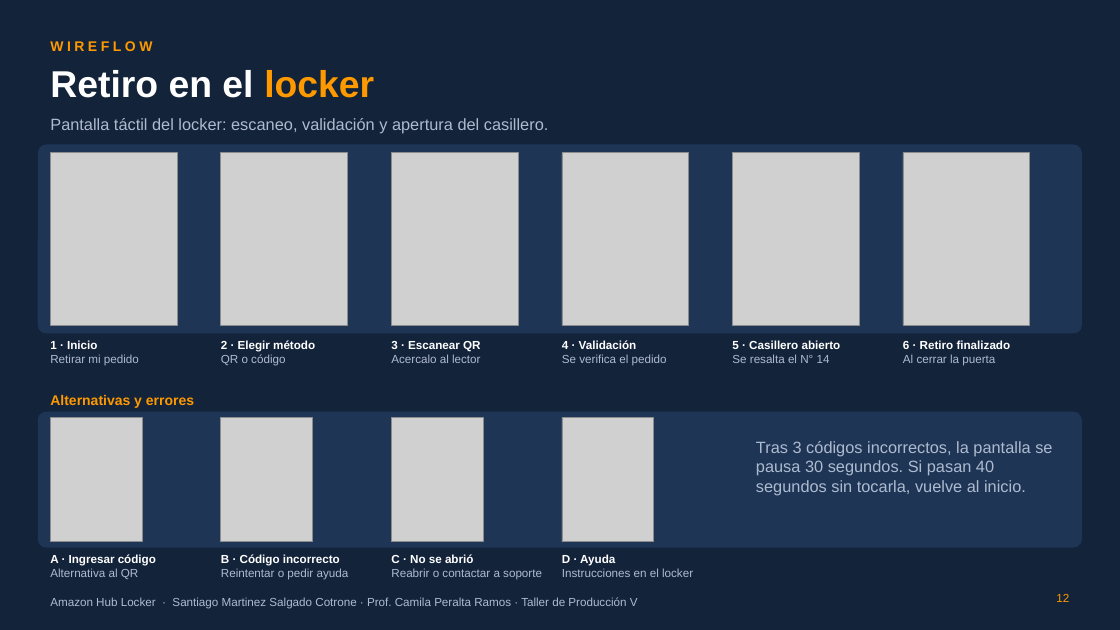
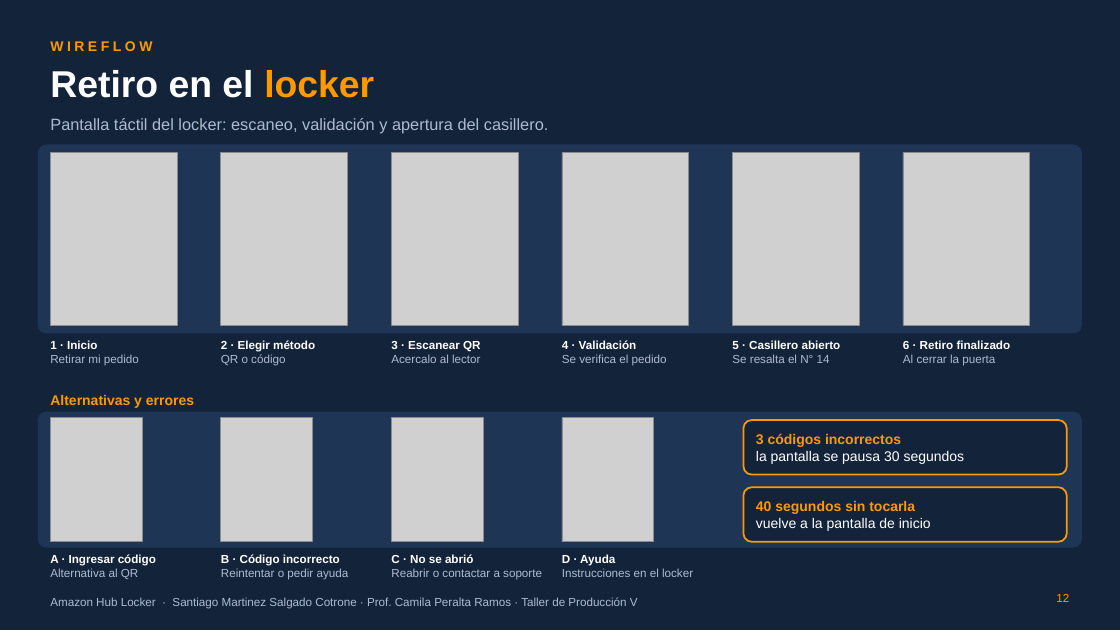
Before and after one commit to ramasalgado/Amazon-Proyecto, a slide deck: slide 12 of presentacion/Amazon-Hub-Locker-presentacion.pptx. Drawn at 1120x630 pixels with LibreOffice and Linux fonts; fonts in the diff are those of the drawing; grey boxes stand for pictures; background and template pictures are left out. Boxes give left, top, right and bottom in pixels: in the first picture for what was removed or moved away, otherwise in the second. Text is boxed around its words. In the diff, an @@ line names an element or a change of style, - is before the commit and + after.

```diff
--- a/presentacion/Amazon-Hub-Locker-presentacion.pptx
+++ b/presentacion/Amazon-Hub-Locker-presentacion.pptx
@@ rounded rectangle added at (x1=744, y1=420, x2=1067, y2=475), fill #13233A, outline #FF9900 1.5 pt @@
@@ text at (x1=756, y1=433, x2=965, y2=464): text changed; size 14 to 12 pt; text colour #AEBBCF to #FFFFFF @@
-Tras 3 códigos incorrectos, la pantalla se pausa 30 segundos. Si pasan 40 segundos sin tocarla, vuelve al inicio.
+3 códigos incorrectos
+la pantalla se pausa 30 segundos
@@ text "3 códigos incorrectos" at (x1=756, y1=433, x2=965, y2=464): vertical alignment top to middle @@
@@ rounded rectangle added at (x1=744, y1=487, x2=1067, y2=542), fill #13233A, outline #FF9900 1.5 pt @@
@@ text added at (x1=756, y1=501, x2=931, y2=531), 12 pt, text #FFFFFF @@
+40 segundos sin tocarla
+vuelve a la pantalla de inicio
```
Also in this commit, not shown: 11 other slides changed, 1 other file.
